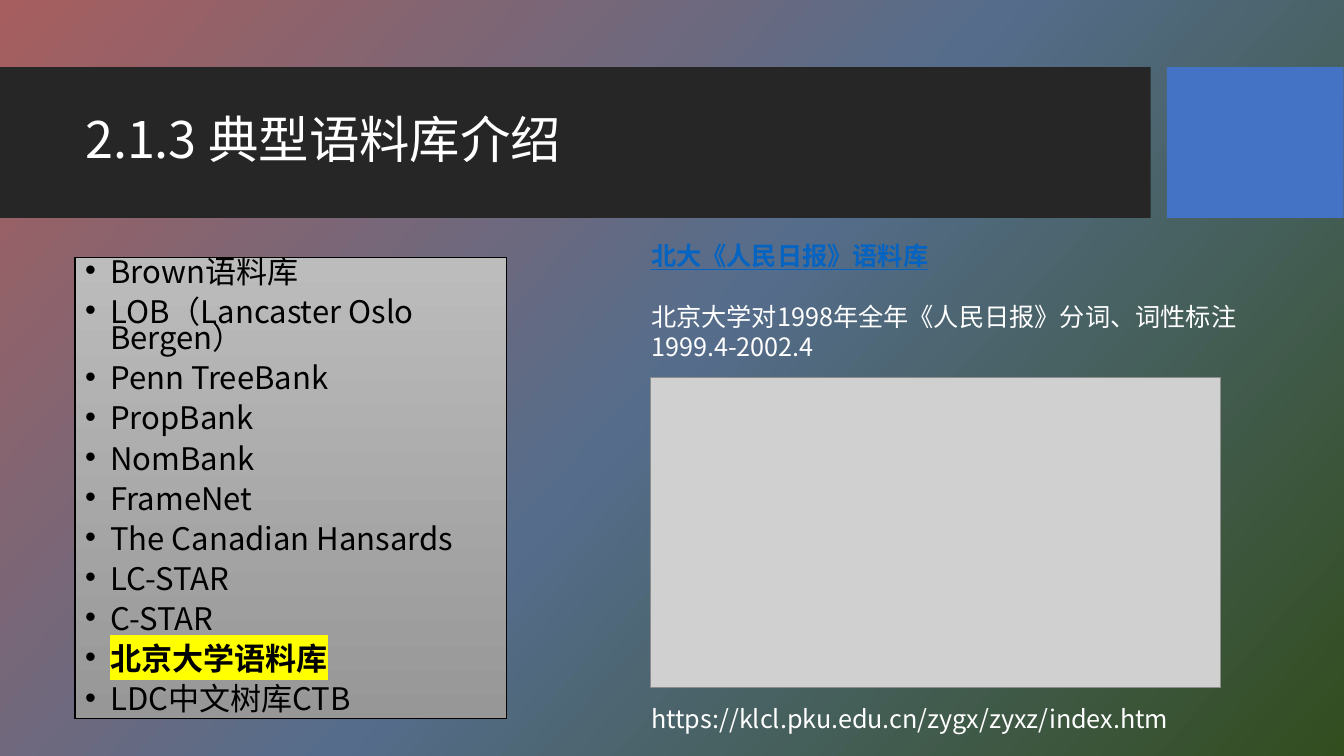
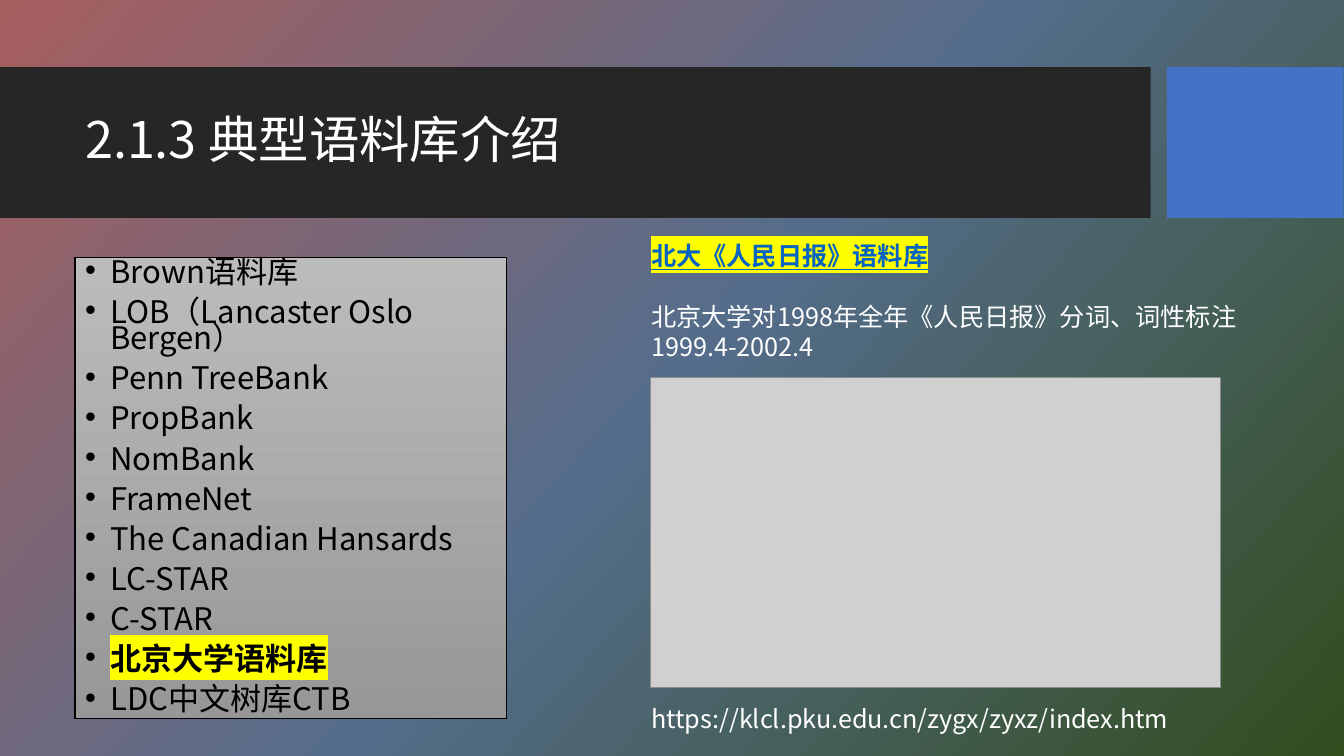
Before and after one commit to HBU/NLP_PPT, a slide deck: slide 10 of PPT-2020/ch02 语料库与词汇知识库.pptx. Drawn at 1344x756 pixels with LibreOffice and Linux fonts; fonts in the diff are those of the drawing; grey boxes stand for pictures; background and template pictures are left out. Boxes give left, top, right and bottom in pixels: in the first picture for what was removed or moved away, otherwise in the second. Text is boxed around its words. In the diff, an @@ line names an element or a change of style, - is before the commit and + after.

```diff
--- a/PPT-2020/ch02 语料库与词汇知识库.pptx
+++ b/PPT-2020/ch02 语料库与词汇知识库.pptx
@@ text at [651,243,928,270]: highlight none to #FFFF00 in "北大《人民日报》语料库" @@
```
Also in this commit, not shown: 5 other slides changed.
